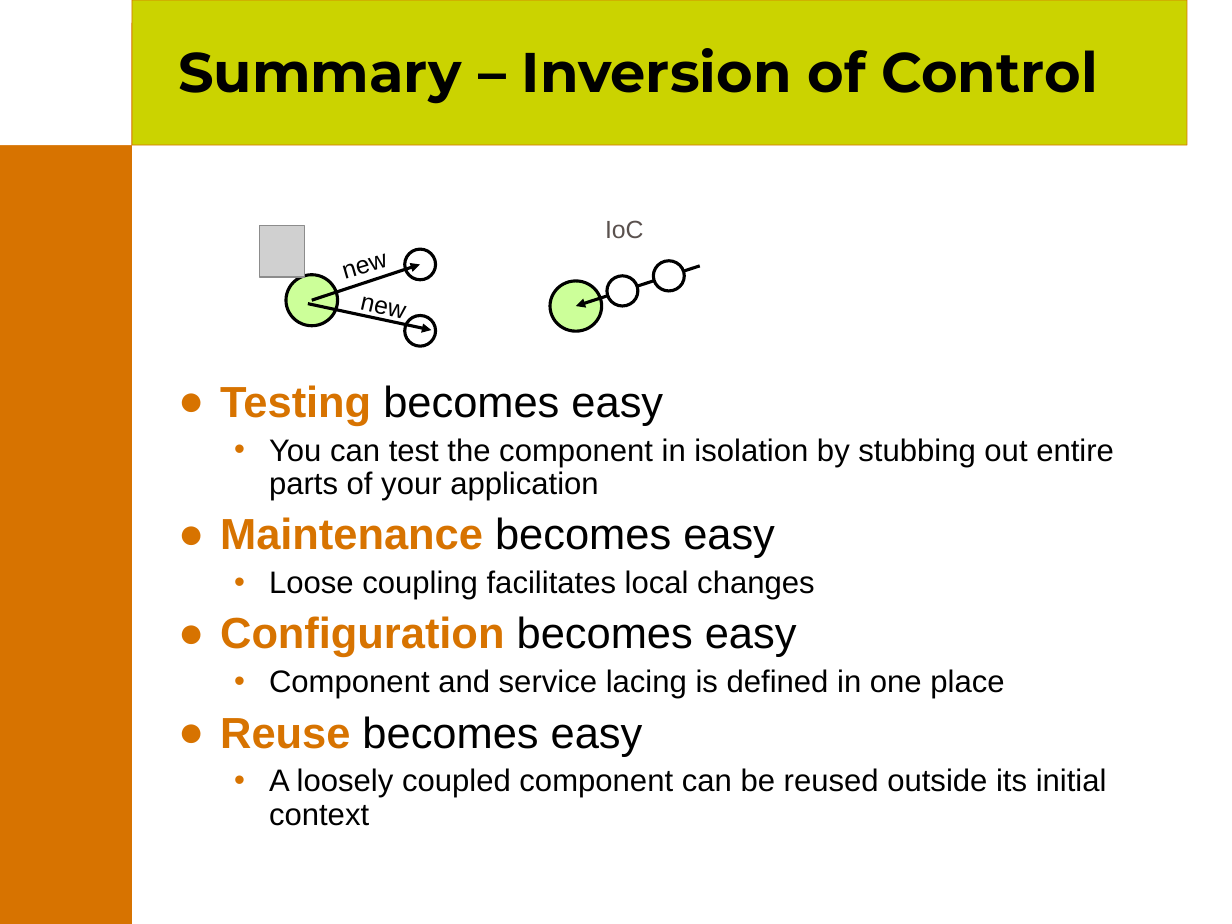
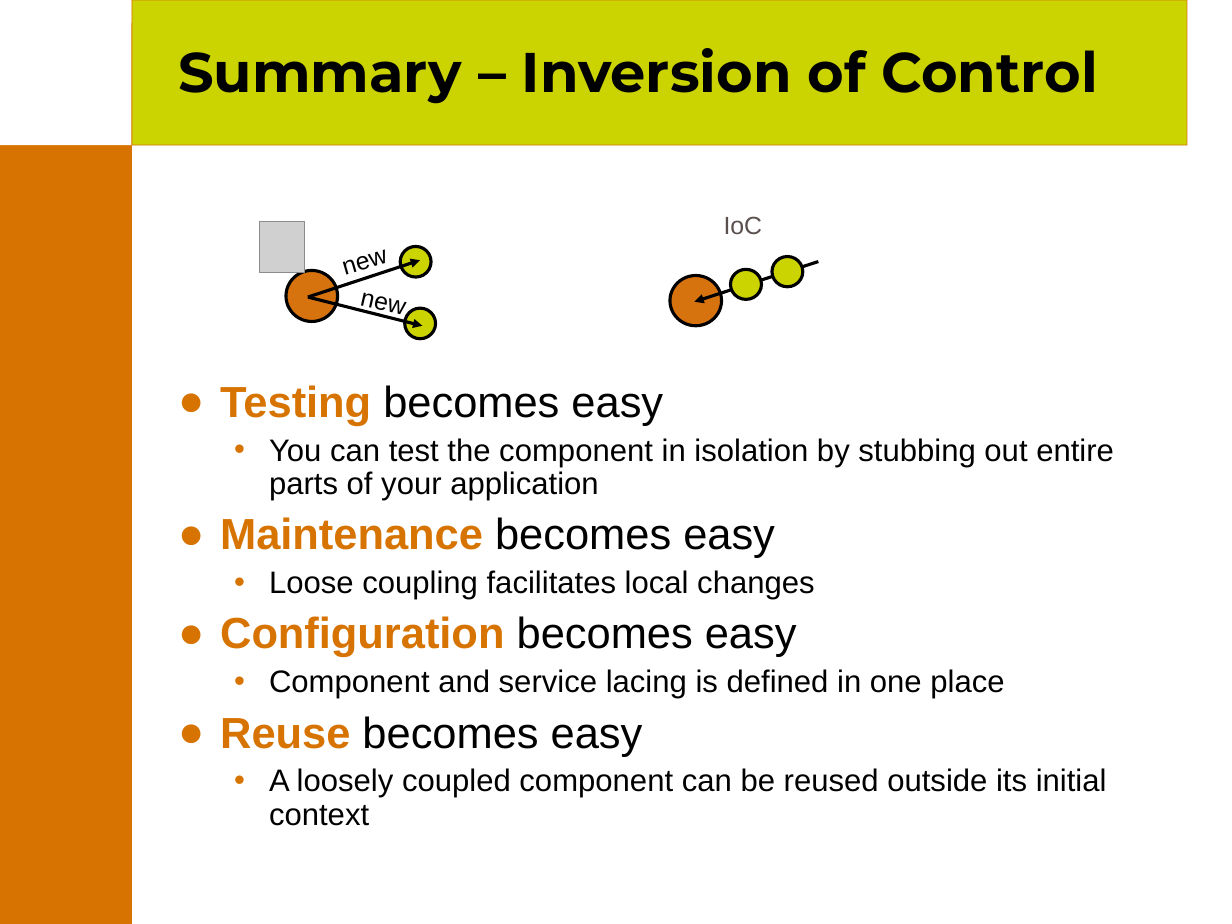
Before and after one commit to joehni/PicoContainer1-CVS, a slide deck: slide 23 of site/presentations/PicoContainer.ppt. Drawn at 1232x924 pixels with LibreOffice and Linux fonts; fonts in the diff are those of the drawing; grey boxes stand for pictures; background and template pictures are left out. Boxes give left, top, right and bottom in pixels: in the first picture for what was removed or moved away, otherwise in the second. Text is boxed around its words. In the diff, an @@ line names an element or a change of style, - is before the commit and + after.

```diff
--- a/site/presentations/PicoContainer.ppt
+++ b/site/presentations/PicoContainer.ppt
@@ arrow moved from (312, 301) - (420, 265) to (309, 297) - (420, 260) @@
@@ ellipse: place and size @@
-ellipse at (405,249,436,279)
+ellipse at (400,246,432,276)
@@ ellipse: place and size @@
-ellipse at (654,260,685,291)
+ellipse at (731,269,762,300)
@@ fill #FFFFFF to #CBD300 in 4 elements at (405,309,436,339), (400,246,432,276), (731,269,762,300), (773,257,804,287) @@
@@ ellipse: place and size @@
-ellipse at (607,276,638,306)
+ellipse at (773,257,804,287)
@@ ellipse at (286,271,338,322): fill #CCFF99 to #D7730F @@
@@ arrow moved from (309, 304) - (432, 330) to (309, 297) - (423, 325) @@
@@ 1 text, 1 arrow, 1 ellipse: place and size @@
-1 text, 1 arrow, 1 ellipse at (550,220,700,331)
+1 text, 1 arrow, 1 ellipse at (670,216,818,326)
@@ ellipse at (670,276,721,326): fill #CCFF99 to #D7730F @@
@@ 2 texts, 2 ellipses, 1 picture: place and size @@
-2 texts, 2 ellipses, 1 picture at (259,226,436,345)
+2 texts, 2 ellipses, 1 picture at (259,221,436,339)
```
Also in this commit, not shown: 14 other slides changed, 8 slides added, 4 slides removed.
